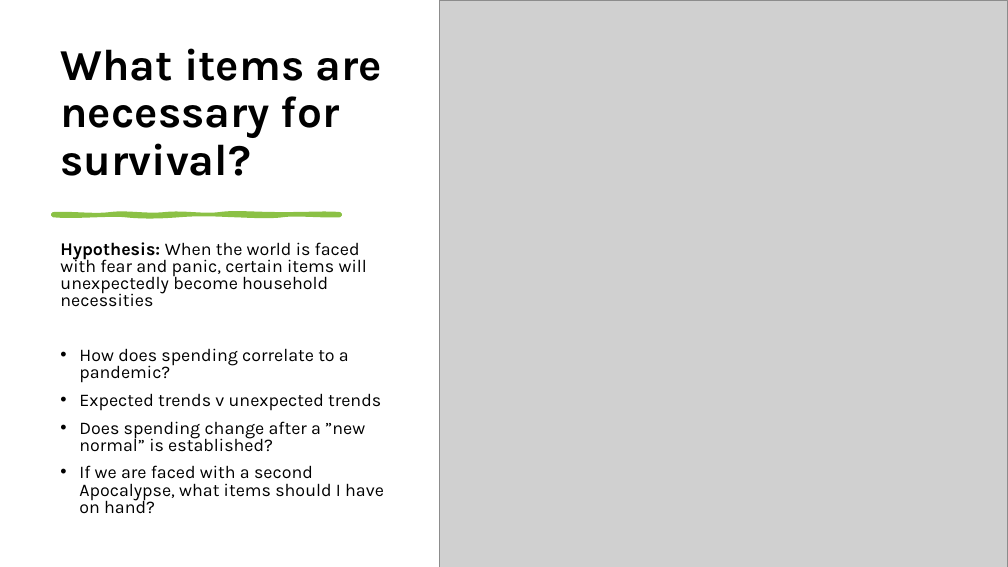
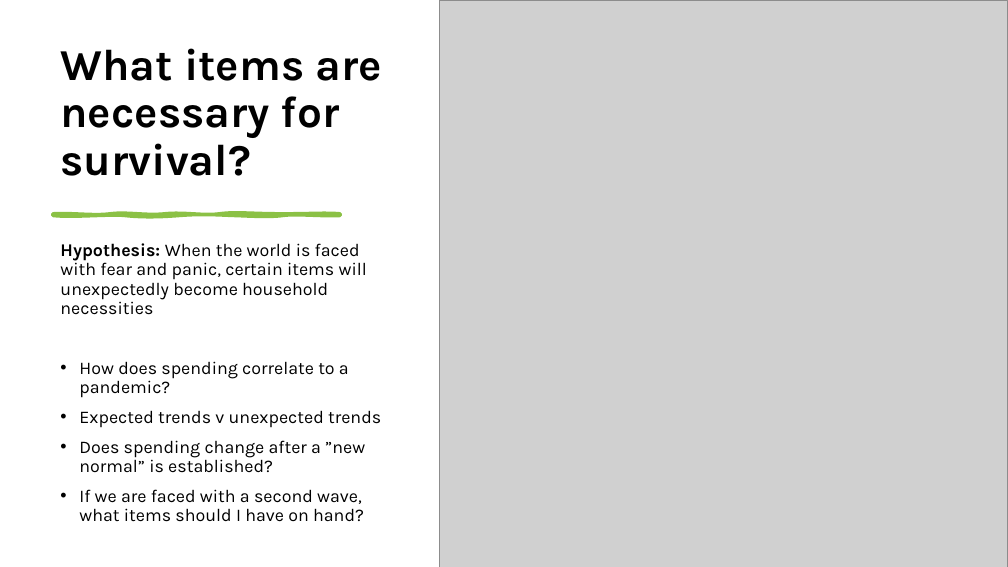
Before and after one commit to staceywai/bootcamp-project, a slide deck: slide 2 of Final Presentation/Bootcamp-Project-1.pptx. Drawn at 1008x567 pixels with LibreOffice and Linux fonts; fonts in the diff are those of the drawing; grey boxes stand for pictures. Boxes give left, top, right and bottom in pixels: in the first picture for what was removed or moved away, otherwise in the second. Text is boxed around its words. In the diff, an @@ line names an element or a change of style, - is before the commit and + after.

```diff
--- a/Final Presentation/Bootcamp-Project-1.pptx
+++ b/Final Presentation/Bootcamp-Project-1.pptx
@@ text at (60,243,381,473): line spacing 0.8 to 0.9 @@
@@ text at (79,489,364,522): text changed @@
-• If we are faced with a second Apocalypse, what items should I have on hand?
+• If we are faced with a second wave, what items should I have on hand?
```
Also in this commit, not shown: 1 other slide changed.
